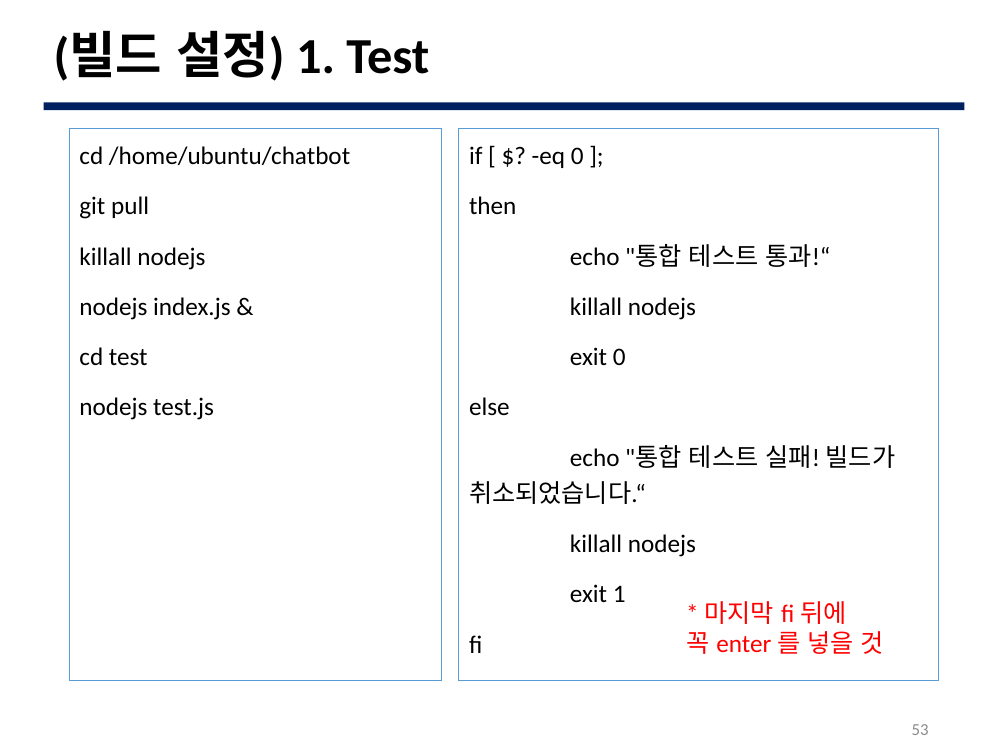
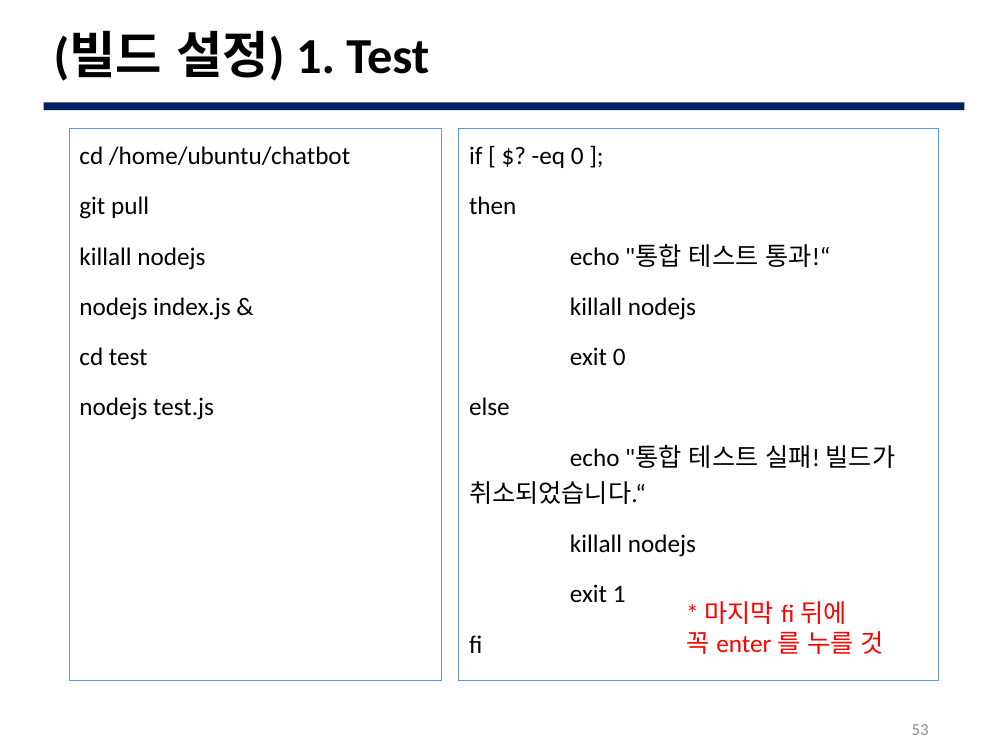
Before and after one commit to JBNU-JEduTools/osscourse, a slide deck: slide 53 of Slides/15. 개발 프로세스 실습 3.pptx. Drawn at 1008x756 pixels with LibreOffice and Linux fonts; fonts in the diff are those of the drawing; background and template pictures are left out. Boxes give left, top, right and bottom in pixels: in the first picture for what was removed or moved away, otherwise in the second. Text is boxed around its words. In the diff, an @@ line names an element or a change of style, - is before the commit and + after.

```diff
--- a/Slides/15. 개발 프로세스 실습 3.pptx
+++ b/Slides/15. 개발 프로세스 실습 3.pptx
@@ text at (686, 631, 884, 654): text changed @@
-꼭 enter 를 넣을 것
+꼭 enter 를 누를 것
```
Also in this commit, not shown: 5 other slides changed.
